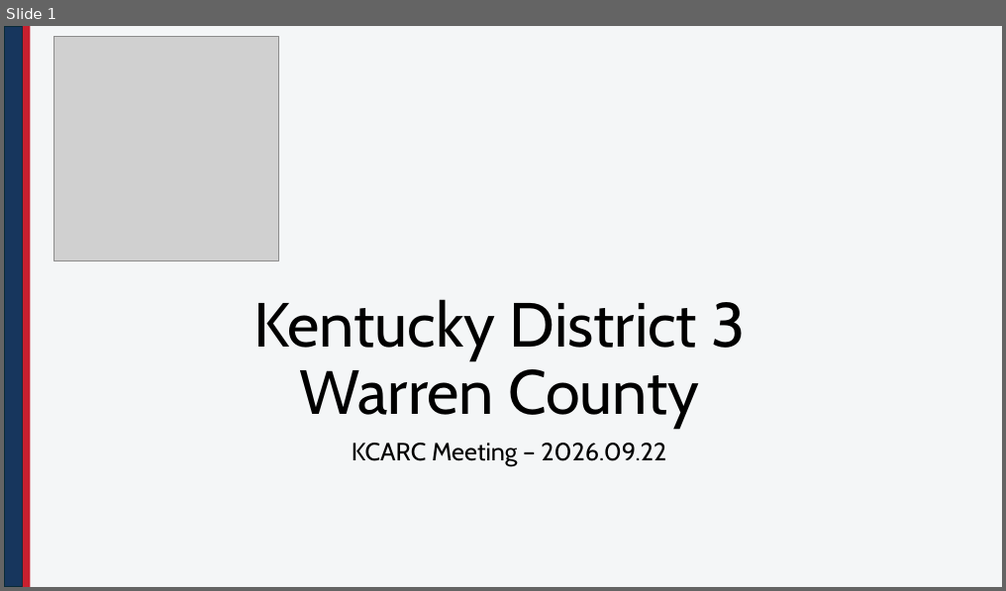
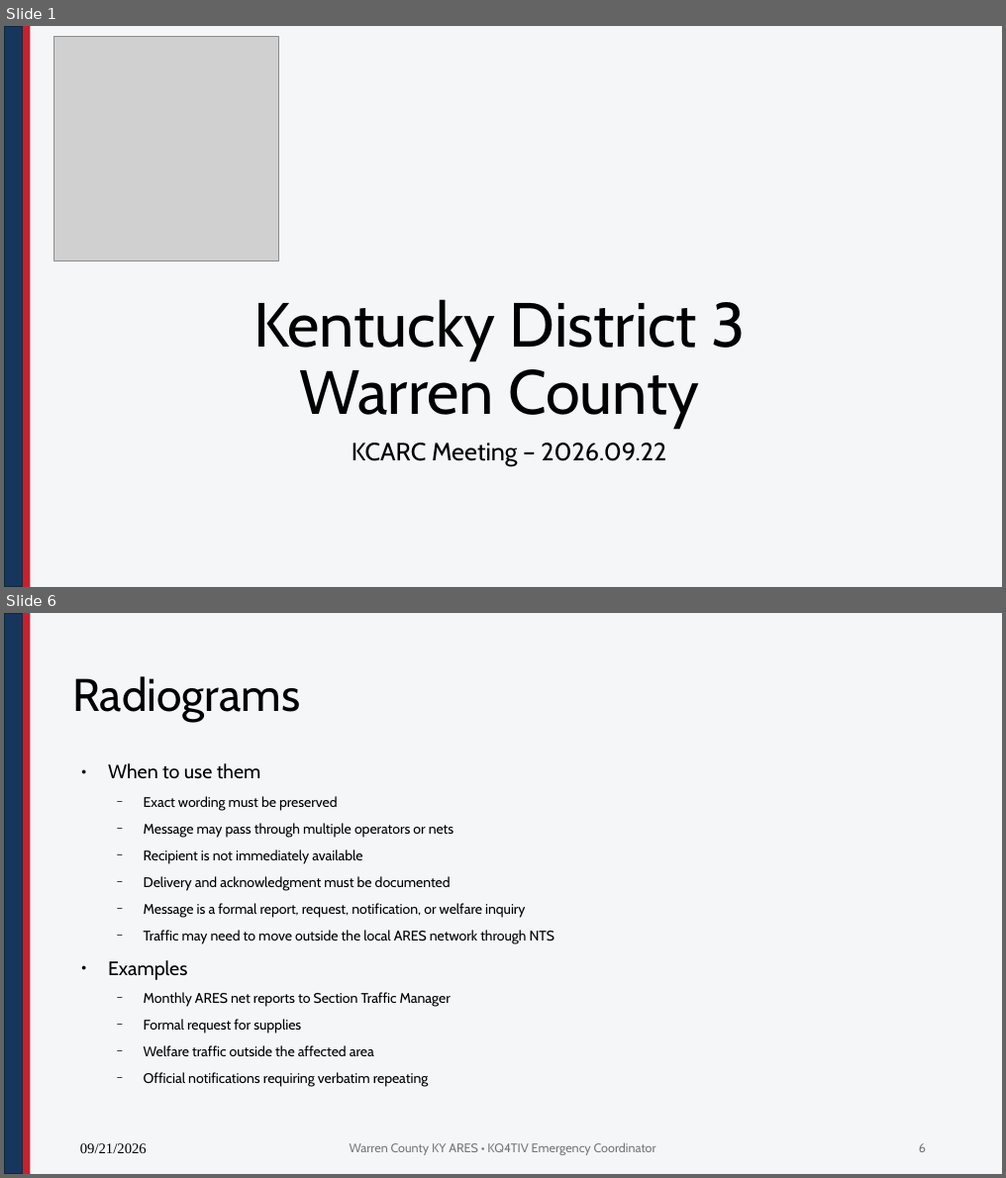
Before and after one commit to nathanielbutts/nathanielbutts.github.io, a slide deck: documents/meetings/KCARC Meeting 20260922.pptx. Shown one above the other, each under a label of ours: slide 1 before the commit, slides 1 and 6 after it; the slides between them are not shown. The pictures are 1006x591 and 1006x1178 pixels, drawn with LibreOffice and Linux fonts; fonts in the diff are those of the drawing; grey boxes stand for pictures; background and template pictures are left out. Boxes give left, top, right and bottom in pixels: in the first picture for what was removed or moved away, otherwise in the second. Text is boxed around its words. In the diff, an @@ line names an element or a change of style, - is before the commit and + after.

```diff
--- a/documents/meetings/KCARC Meeting 20260922.pptx
+++ b/documents/meetings/KCARC Meeting 20260922.pptx
@@ slide 6 added at [4,613,1002,1174], background #F4F6F7; not listed: 2 template elements that a slide beside it also shows @@
@@ title added at [72,676,300,722], 44 pt, text #000000 @@
+Radiograms
@@ text added at [108,763,555,1087], 13.4 pt, text #000000 @@
+● When to use them
+  − Exact wording must be preserved
+  − Message may pass through multiple operators or nets
+  − Recipient is not immediately available
+  − Delivery and acknowledgment must be documented
+  − Message is a formal report, request, notification, or welfare inquiry
+  − Traffic may need to move outside the local ARES network through NTS
+● Examples
+  − Monthly ARES net reports to Section Traffic Manager
+  − Formal request for supplies
+  − Welfare traffic outside the affected area
+  − Official notifications requiring verbatim repeating
@@ text added at [80,1144,147,1154], 14 pt, text #000000 @@
+09/21/2026
@@ text added at [350,1143,656,1156], 12 pt, text #797979 @@
+Warren County KY ARES • KQ4TIV Emergency Coordinator
@@ page number added at [919,1144,926,1153], 12 pt, text #797979 @@
+6
```
Also in this commit, not shown: 3 slides changed, 5 other slides added, 2 other files.
